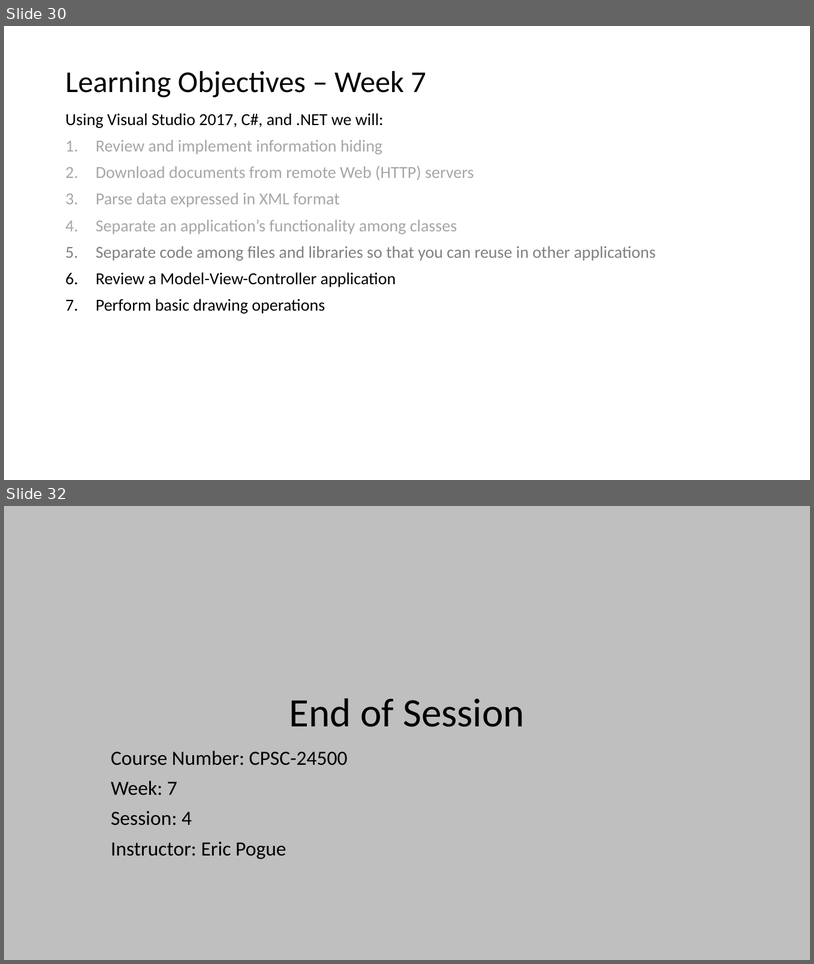
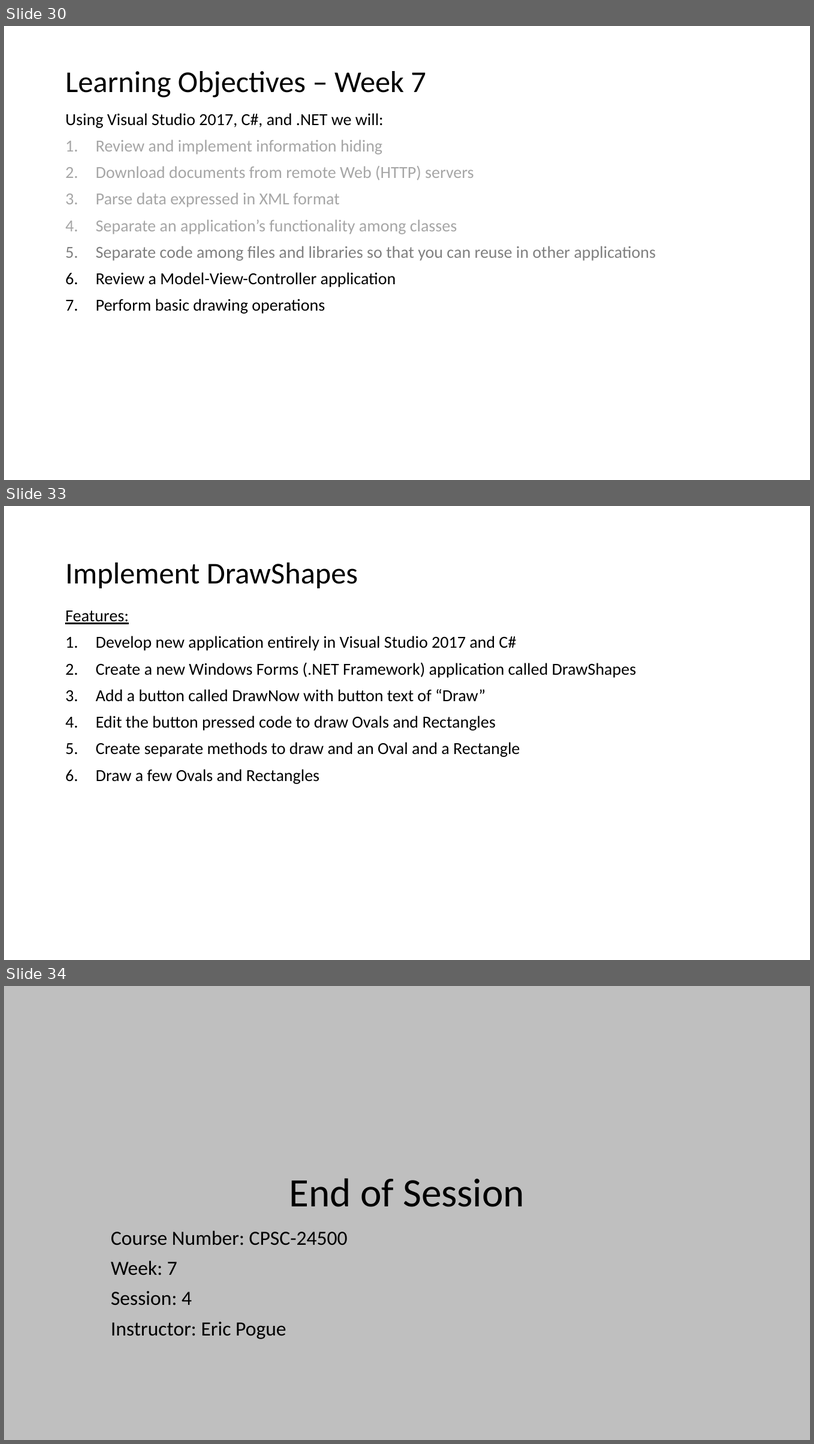
Before and after one commit to EricJPogue/www-epogue-info, a slide deck: CPSC-24500/Week07/2017SpringW07Slides.pptx. Shown one above the other, each under a label of ours: slides 30 and 32 before the commit, slides 30, 33 and 34 after it; the slides between them are not shown. The pictures are 814x964 and 814x1444 pixels, drawn with LibreOffice and Linux fonts; fonts in the diff are those of the drawing. Boxes give left, top, right and bottom in pixels: in the first picture for what was removed or moved away, otherwise in the second. Text is boxed around its words. In the diff, an @@ line names an element or a change of style, - is before the commit and + after.

```diff
--- a/CPSC-24500/Week07/2017SpringW07Slides.pptx
+++ b/CPSC-24500/Week07/2017SpringW07Slides.pptx
@@ slide 33 added at bbox=[4, 506, 810, 960], background #FFFFFF @@
@@ title added at bbox=[65, 562, 358, 588], 36 pt, text #000000 @@
+Implement DrawShapes
@@ text added at bbox=[65, 610, 636, 784], 20 pt, text #000000 @@
+Features:
+1. Develop new application entirely in Visual Studio 2017 and C#
+2. Create a new Windows Forms (.NET Framework) application called DrawShapes
+3. Add a button called DrawNow with button text of “Draw”
+4. Edit the button pressed code to draw Ovals and Rectangles
+5. Create separate methods to draw and an Oval and a Rectangle
+6. Draw a few Ovals and Rectangles
@@ what was slide 32 is now slide 34 @@
```
Also in this commit, not shown: 5 slides changed, 1 other slide added, 3 other files.
